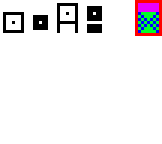
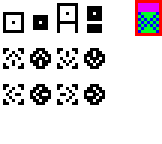
Before/after of a (162, 144) layered artwork. What changed in the layer stack:
painted on "Background" over [3, 48, 105, 105]
